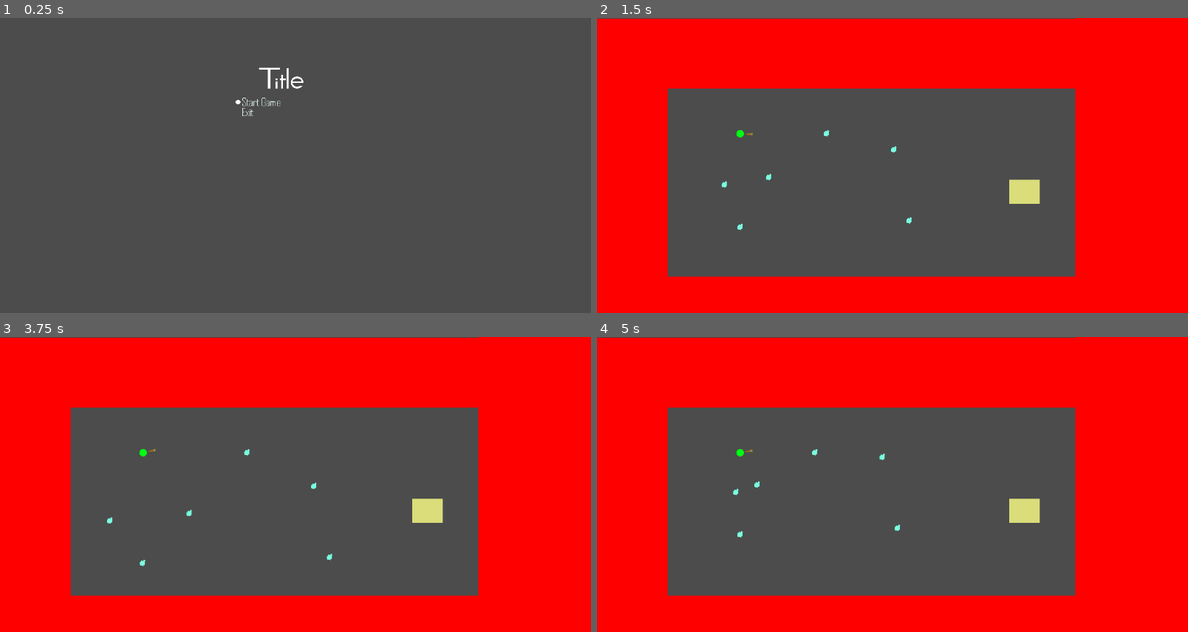
Above: before the commit, frames 1-4 (two rows, left to right).
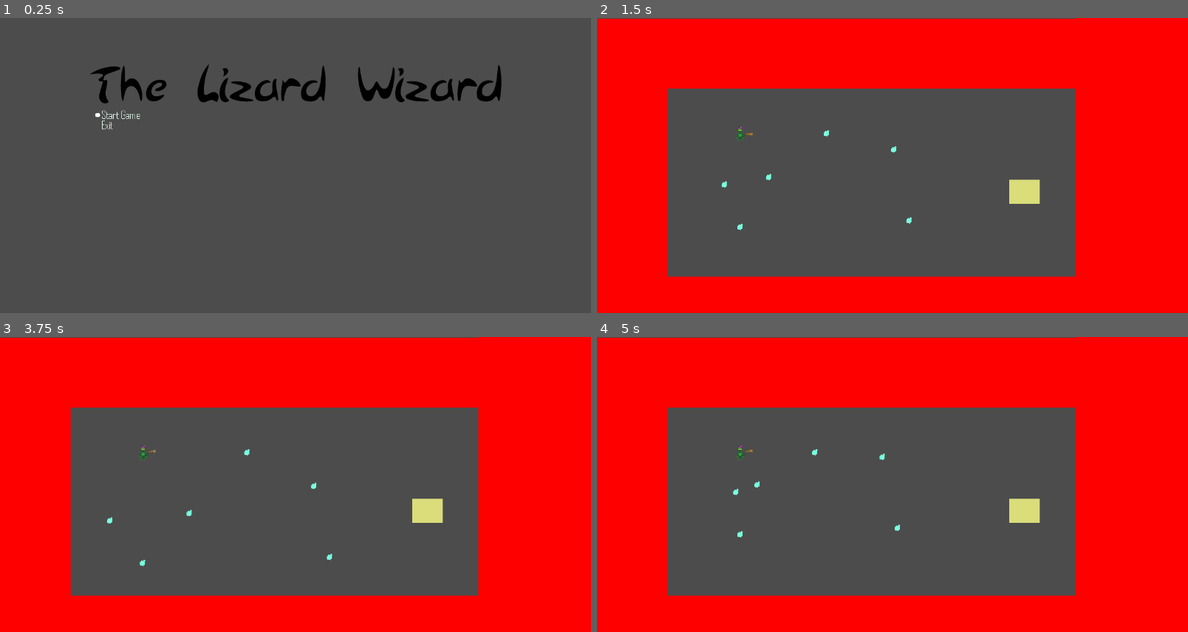
Above: after the commit, the same moments.

Repository: bentuttle2000/Game-Jam-F2021-2pm
Game: Godot game, scene res://Stages/StartScreen.tscn
The game is run twice, just before and just after one commit, with the same random seed, the same clock (stepped at 60 frames per second) and the same inputs.
Inputs (mouse positions are in pixels of both pictures, inside the frame that each line leads up to; where the layout moved, square brackets give the same spot in the first picture):
- Up to frame 1 (0.25 s): no input
- Up to frame 2 (1.5 s): click (892, 115) [892, 100] at 0.5 s; move the mouse to (1022, 150) at 1.27 s; press the mouse at (1022, 150) at 1.28 s; hold D (ui_right) from 1.28 s (still down)
- Up to frame 3 (3.75 s): move the mouse to (177, 499) at 2.02 s; release D (ui_right) at 2.03 s; release the mouse at (177, 499) at 2.03 s; hold S (ui_down) 2.03-2.75 s; tap E (use_action) at 2.1 s; click (295, 463) at 2.75 s; click (295, 434) [295, 419] at 3.5 s
- Up to frame 4 (5 s): move the mouse to (951, 419) at 4.27 s; press the mouse at (951, 419) at 4.28 s; hold D (ui_right) from 4.28 s (still down)

The runs differ from the first frame. In frame 1, 2.6% of the frame differs, in the area x 15-85%, y 15-38%; in frame 2, less than 0.1%; in frame 3, less than 0.1%; in frame 4, less than 0.1%.

Commit message:
Player Frames Imported
I imported all of the Player sprite frames and coded the animations for all of the movement inputs.

Diff:
--- a/GameJam/Objects/Player.gd
+++ b/GameJam/Objects/Player.gd
@@ -43,18 +43,28 @@
 	#check if moving x direction
 	if Input.is_action_pressed("ui_right"):
 		moveX = DIR.RIGHT;
+		$AnimatedSprite.play("Side")
+		$AnimatedSprite.flip_h = false;
 	elif Input.is_action_pressed("ui_left"):
 		moveX = DIR.LEFT;
+		$AnimatedSprite.play("Side")
+		$AnimatedSprite.flip_h = true;
 	else:
 		moveX = DIR.NULL;
 
 	#check if moving y direction
 	if Input.is_action_pressed("ui_down"):
 		moveY = DIR.DOWN;
+		$AnimatedSprite.play("Front")
 	elif Input.is_action_pressed("ui_up"):
 		moveY = DIR.UP;
+		$AnimatedSprite.play("Back")
 	else:
 		moveY = DIR.NULL;
+
+	#stops movement animation when there's no movement
+	if moveX == DIR.NULL && moveY == DIR.NULL:
+		$AnimatedSprite.stop()
 
 	#if moving in both x and y (diagonal) cut speed in both directions in half to make consistant speed
 	var curSpeed = SPEED;
--- a/GameJam/Objects/Player.tscn
+++ b/GameJam/Objects/Player.tscn
@@ -1,20 +1,54 @@
-[gd_scene load_steps=5 format=2]
+[gd_scene load_steps=18 format=2]
 
-[ext_resource path="res://Assets/Player.png" type="Texture" id=1]
+[ext_resource path="res://Assets/Lizard Frames/LizardSide2.png" type="Texture" id=1]
 [ext_resource path="res://Objects/Player.gd" type="Script" id=2]
 [ext_resource path="res://Objects/Wand.tscn" type="PackedScene" id=3]
+[ext_resource path="res://Assets/Lizard Frames/LizardBack4.png" type="Texture" id=4]
+[ext_resource path="res://Assets/Lizard Frames/LizardSide5.png" type="Texture" id=5]
+[ext_resource path="res://Assets/Lizard Frames/LizardFront3.png" type="Texture" id=6]
+[ext_resource path="res://Assets/Lizard Frames/LizardFront4.png" type="Texture" id=7]
+[ext_resource path="res://Assets/Lizard Frames/LizardBack2.png" type="Texture" id=8]
+[ext_resource path="res://Assets/Lizard Frames/LizardSide4.png" type="Texture" id=9]
+[ext_resource path="res://Assets/Lizard Frames/LizardSide1.png" type="Texture" id=10]
+[ext_resource path="res://Assets/Lizard Frames/LizardFront1.png" type="Texture" id=11]
+[ext_resource path="res://Assets/Lizard Frames/LizardBack1.png" type="Texture" id=12]
+[ext_resource path="res://Assets/Lizard Frames/LizardFront2.png" type="Texture" id=13]
+[ext_resource path="res://Assets/Lizard Frames/LizardSide3.png" type="Texture" id=14]
+[ext_resource path="res://Assets/Lizard Frames/LizardBack3.png" type="Texture" id=15]
 
-[sub_resource type="CircleShape2D" id=1]
-radius = 8.517
+[sub_resource type="SpriteFrames" id=1]
+animations = [ {
+"frames": [ ExtResource( 10 ), ExtResource( 1 ), ExtResource( 14 ), ExtResource( 9 ), ExtResource( 5 ) ],
+"loop": true,
+"name": "Side",
+"speed": 3.0
+}, {
+"frames": [ ExtResource( 11 ), ExtResource( 13 ), ExtResource( 6 ), ExtResource( 7 ) ],
+"loop": true,
+"name": "Front",
+"speed": 3.0
+}, {
+"frames": [ ExtResource( 12 ), ExtResource( 8 ), ExtResource( 15 ), ExtResource( 4 ) ],
+"loop": true,
+"name": "Back",
+"speed": 3.0
+} ]
+
+[sub_resource type="RectangleShape2D" id=2]
+extents = Vector2( 5.16047, 15.9138 )
 
 [node name="Player" type="KinematicBody2D"]
 script = ExtResource( 2 )
+__meta__ = {
+"_edit_group_": true
+}
 
 [node name="Wand" parent="." instance=ExtResource( 3 )]
 
-[node name="Sprite" type="Sprite" parent="."]
-texture = ExtResource( 1 )
+[node name="AnimatedSprite" type="AnimatedSprite" parent="."]
+frames = SubResource( 1 )
+animation = "Front"
 
 [node name="CollisionShape2D" type="CollisionShape2D" parent="."]
-position = Vector2( 0.198425, 0 )
-shape = SubResource( 1 )
+position = Vector2( -0.0225452, 0 )
+shape = SubResource( 2 )
--- a/GameJam/Stages/StartScreen.tscn
+++ b/GameJam/Stages/StartScreen.tscn
@@ -2,7 +2,7 @@
 
 [ext_resource path="res://Assets/start game button.png.png" type="Texture" id=1]
 [ext_resource path="res://Assets/StartButton_Selected.png" type="Texture" id=2]
-[ext_resource path="res://Assets/Title Card.png" type="Texture" id=3]
+[ext_resource path="res://Assets/The Lizard Wizard Title.png" type="Texture" id=3]
 [ext_resource path="res://Assets/exit button.png" type="Texture" id=4]
 [ext_resource path="res://Assets/ExitButton_Selected.png" type="Texture" id=5]
 [ext_resource path="res://Stages/StartScreen.gd" type="Script" id=6]
@@ -24,32 +24,32 @@
 }
 
 [node name="VBoxContainer" type="VBoxContainer" parent="MarginContainer"]
-margin_left = 498.0
+margin_left = 194.0
 margin_top = 100.0
-margin_right = 782.0
+margin_right = 1086.0
 margin_bottom = 620.0
 size_flags_horizontal = 4
 custom_constants/separation = 16
 
 [node name="Title Image" type="TextureRect" parent="MarginContainer/VBoxContainer"]
-margin_right = 284.0
-margin_bottom = 57.0
+margin_right = 892.0
+margin_bottom = 85.0
 texture = ExtResource( 3 )
 
 [node name="VBoxContainer" type="VBoxContainer" parent="MarginContainer/VBoxContainer"]
-margin_top = 73.0
-margin_right = 284.0
-margin_bottom = 113.0
+margin_top = 101.0
+margin_right = 892.0
+margin_bottom = 141.0
 
 [node name="StartButton" type="TextureButton" parent="MarginContainer/VBoxContainer/VBoxContainer"]
-margin_right = 284.0
+margin_right = 892.0
 margin_bottom = 18.0
 texture_normal = ExtResource( 1 )
 texture_focused = ExtResource( 2 )
 
 [node name="ExitButton" type="TextureButton" parent="MarginContainer/VBoxContainer/VBoxContainer"]
 margin_top = 22.0
-margin_right = 284.0
+margin_right = 892.0
 margin_bottom = 40.0
 texture_normal = ExtResource( 4 )
 texture_focused = ExtResource( 5 )
Binary file added: GameJam/Assets/Lizard Frames/LizardBack1.png
Not shown, added: GameJam/Assets/Lizard Frames/LizardBack1.png.import
Binary file added: GameJam/Assets/Lizard Frames/LizardBack2.png
Not shown, added: GameJam/Assets/Lizard Frames/LizardBack2.png.import
Binary file added: GameJam/Assets/Lizard Frames/LizardBack3.png
Not shown, added: GameJam/Assets/Lizard Frames/LizardBack3.png.import
Binary file added: GameJam/Assets/Lizard Frames/LizardBack4.png
Not shown, added: GameJam/Assets/Lizard Frames/LizardBack4.png.import
Binary file added: GameJam/Assets/Lizard Frames/LizardFront1.png
Not shown, added: GameJam/Assets/Lizard Frames/LizardFront1.png.import
Binary file added: GameJam/Assets/Lizard Frames/LizardFront2.png
Not shown, added: GameJam/Assets/Lizard Frames/LizardFront2.png.import
(and 16 more such lines)
